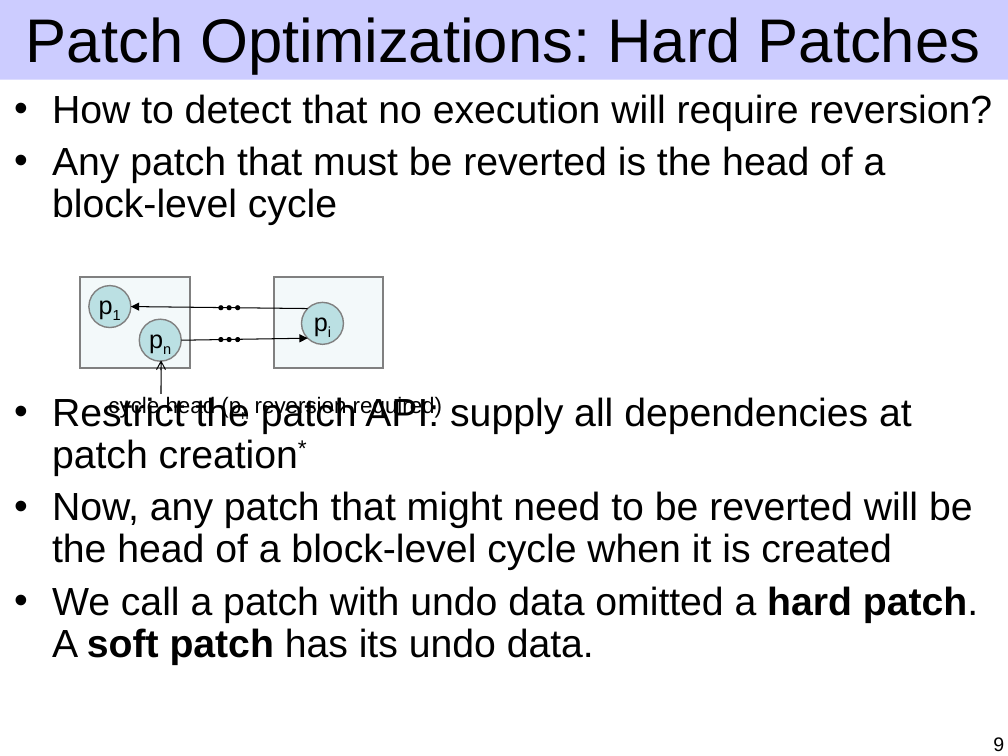
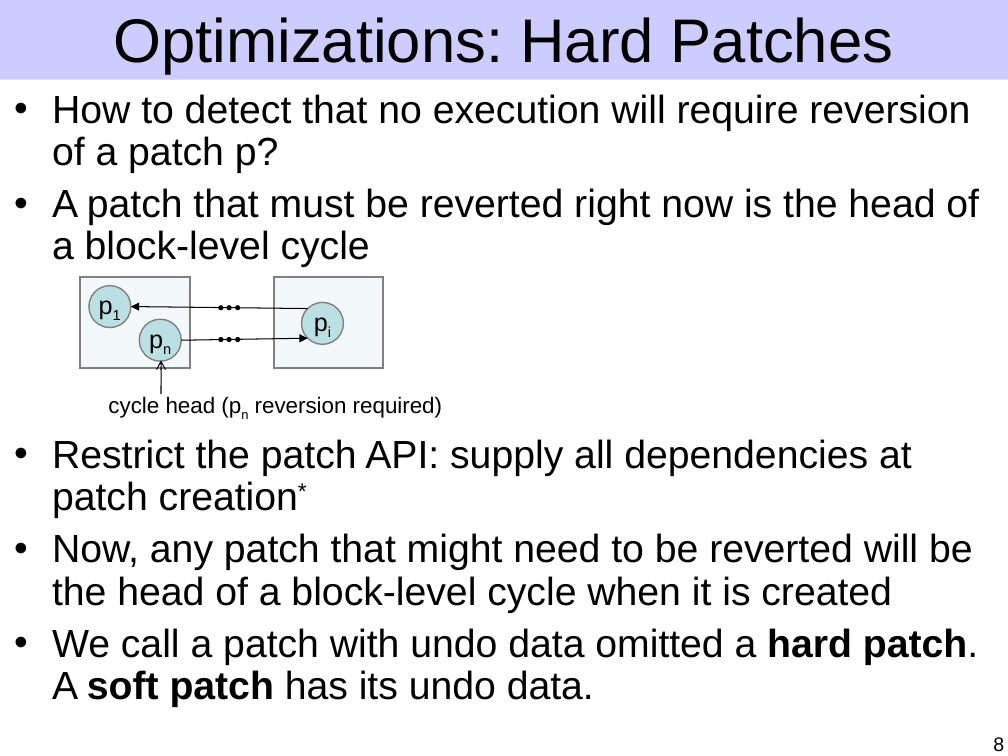
Before and after one commit to ucla-readable/fstitch-doc, a slide deck: slide 8 of sosp/pres.ppt (slide 9 before the commit). Drawn at 1008x756 pixels with LibreOffice and Linux fonts; fonts in the diff are those of the drawing. Boxes give left, top, right and bottom in pixels: in the first picture for what was removed or moved away, otherwise in the second. Text is boxed around its words. In the diff, an @@ line names an element or a change of style, - is before the commit and + after.

Commit message:
Mostly finish hard patch revision.

```diff
--- a/sosp/pres.ppt
+++ b/sosp/pres.ppt
@@ text at [113,17,893,74]: text changed @@
-Patch Optimizations: Hard Patches
+Optimizations: Hard Patches
@@ text at [52,94,979,267]: text changed @@
-• How to detect that no execution will require reversion?
-• Any patch that must be reverted is the head of a block-level cycle
+• How to detect that no execution will require reversion of a patch p?
+• A patch that must be reverted right now is the head of a block-level cycle
@@ page number at [993,737,1004,752]: text changed @@
-9
+8
```
Also in this commit, not shown: 4 other slides changed, 1 slide added, 3 slides removed.
